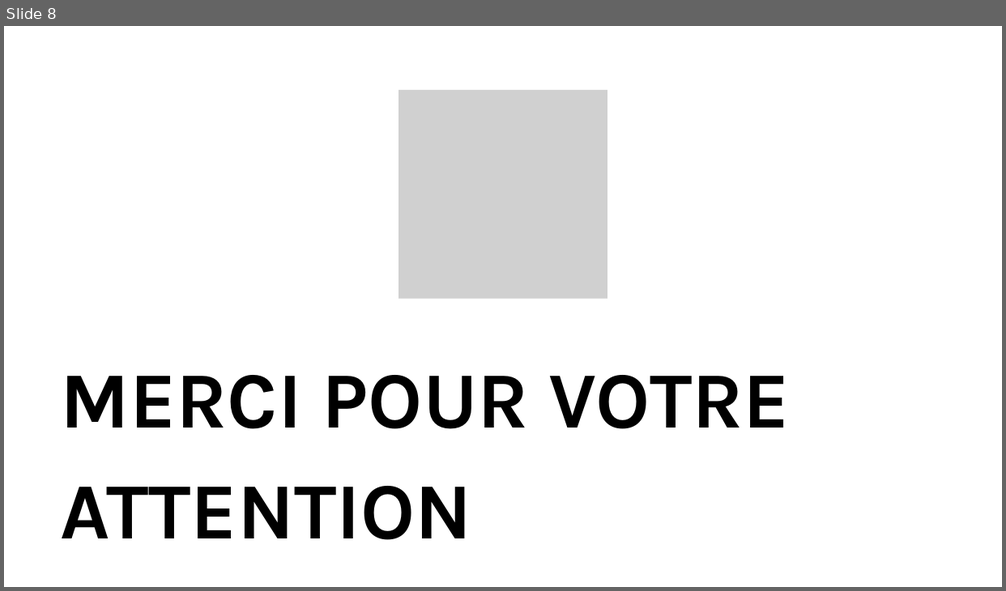
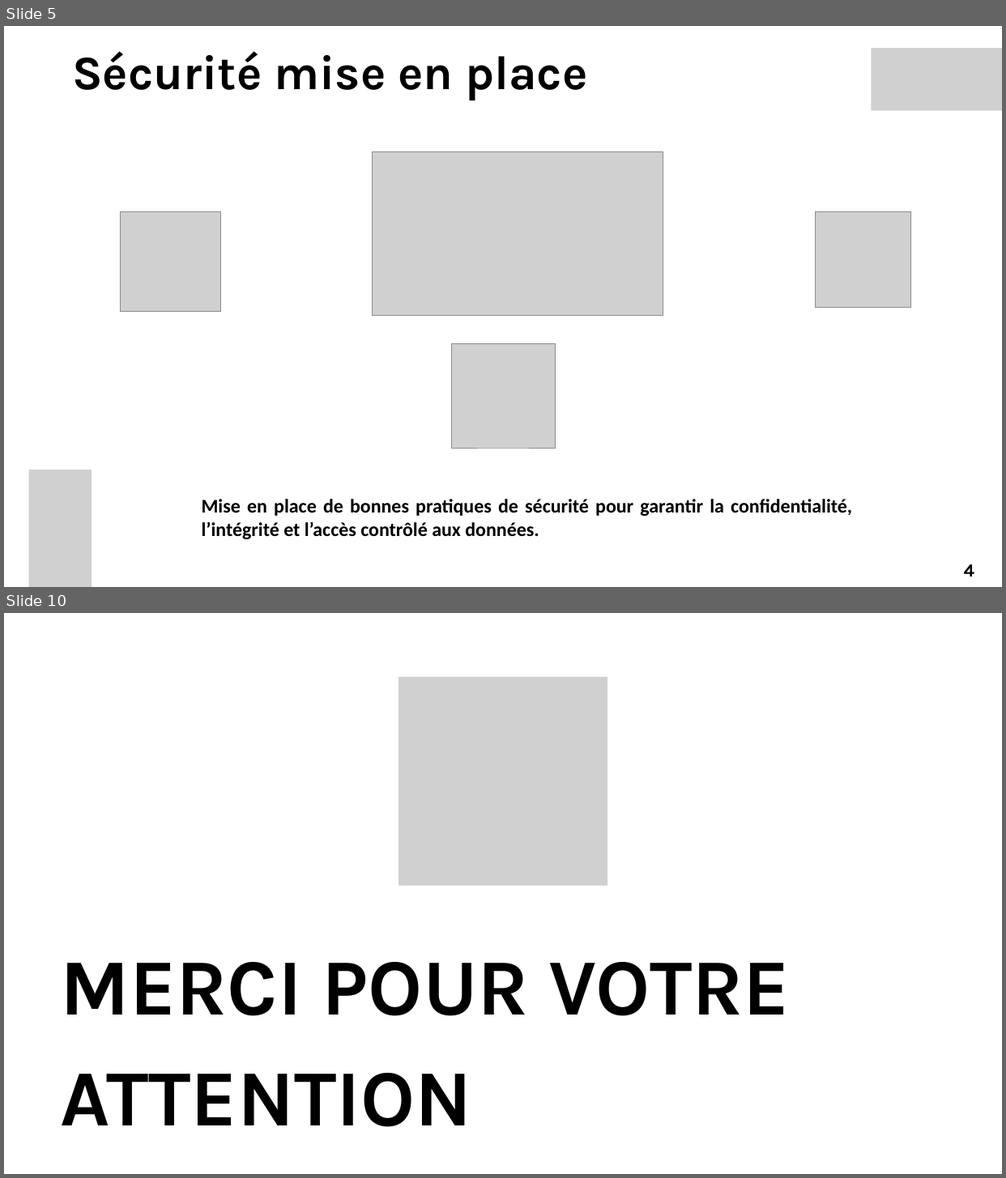
Before and after one commit to FilleuxStudio/Facilys, a slide deck: Docs/Présentation/Présentation-2-DF.pptx. Shown one above the other, each under a label of ours: slide 8 before the commit, slides 5 and 10 after it; the slides between them are not shown. The pictures are 1006x591 and 1006x1178 pixels, drawn with LibreOffice and Linux fonts; fonts in the diff are those of the drawing; grey boxes stand for pictures. Boxes give left, top, right and bottom in pixels: in the first picture for what was removed or moved away, otherwise in the second. Text is boxed around its words. In the diff, an @@ line names an element or a change of style, - is before the commit and + after.

```diff
--- a/Docs/Présentation/Présentation-2-DF.pptx
+++ b/Docs/Présentation/Présentation-2-DF.pptx
@@ slide 5 added at box(4, 26, 1002, 587), background #FFFFFF @@
@@ picture added at box(872, 48, 1002, 111) @@
@@ text added at box(72, 51, 587, 101), 69 pt, text #000000, bold @@
+Sécurité mise en place
@@ picture added at box(373, 152, 663, 315) @@
@@ picture added at box(121, 211, 220, 311) @@
@@ picture added at box(815, 211, 910, 307) @@
@@ picture added at box(451, 344, 555, 448) @@
@@ picture added at box(28, 470, 91, 587) @@
@@ text added at box(202, 499, 852, 540), 28 pt, text #000000, bold @@
+Mise en place de bonnes pratiques de sécurité pour garantir la confidentialité, l’intégrité et l’accès contrôlé aux données.
@@ text added at box(964, 565, 974, 577), 26.3 pt, text #000000, bold @@
+4
@@ what was slide 8 is now slide 10 @@
```
Also in this commit, not shown: 3 slides changed, 1 other slide added, 29 other files.
